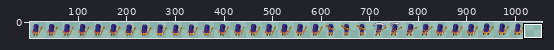
Sprite sheet, stored at ld45/assets/sprites/follower.png. The picture above shows the old version from afar; the outline marks the close-up.
Close-up. Before the edit:
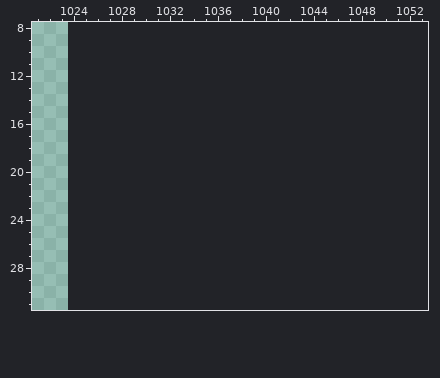
The file is 1024x32 pixels. Shown: x 1021..1053, y 8..31. The old version is drawn lined up with the new one, on the new canvas. The wide view leaves out empty margins.
Palette (. is transparent): 
Once edited:
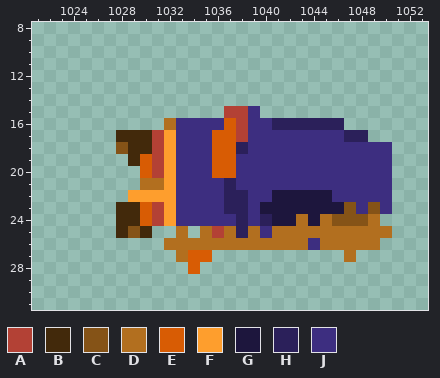
Colours new in this view: A #b34135  B #42290b  C #855317  D #b26f1f  E #d85c04  F #fe9e2d  G #1d163d  H #2b205a  J #3d2e80
Message: added follower death sprite added death for followers and odin improved combat mechanics
Diff:
canvas 1024x32 -> 1056x32
Changed rows in their new state; - is an unchanged pixel.
first column x 1028:
15 ---------AAJ-----------
16 ----DJJJJEAJJHHHHHH----
17 BBBAFJJJEEAJJJJJJJJHH--
18 CBBAFJJJEEHJJJJJJJJJJJJ
19 -BEAFJJJEEJJJJJJJJJJJJJ
20 --EAFJJJEEJJJJJJJJJJJJJ
21 --DDFJJJJHJJJJJJJJJJJJJ
22 -FFFFJJJJHHJJGGGGGJJJJJ
23 BBEAFJJJJHHJGGGGGGGCJCJ
24 BBEAFJJJJJHJHGGDGDCCCD-
25 BCB--D-DADHDJDDDDDDDDDD
26 ----DDDDDDDDDDDDJDDDDD-
27 -----DEE-----------D---
28 ------E----------------
Changed places in both close-ups, as pixel boxes (x1, y1, x2, y2):
added: (116, 106, 392, 274)
